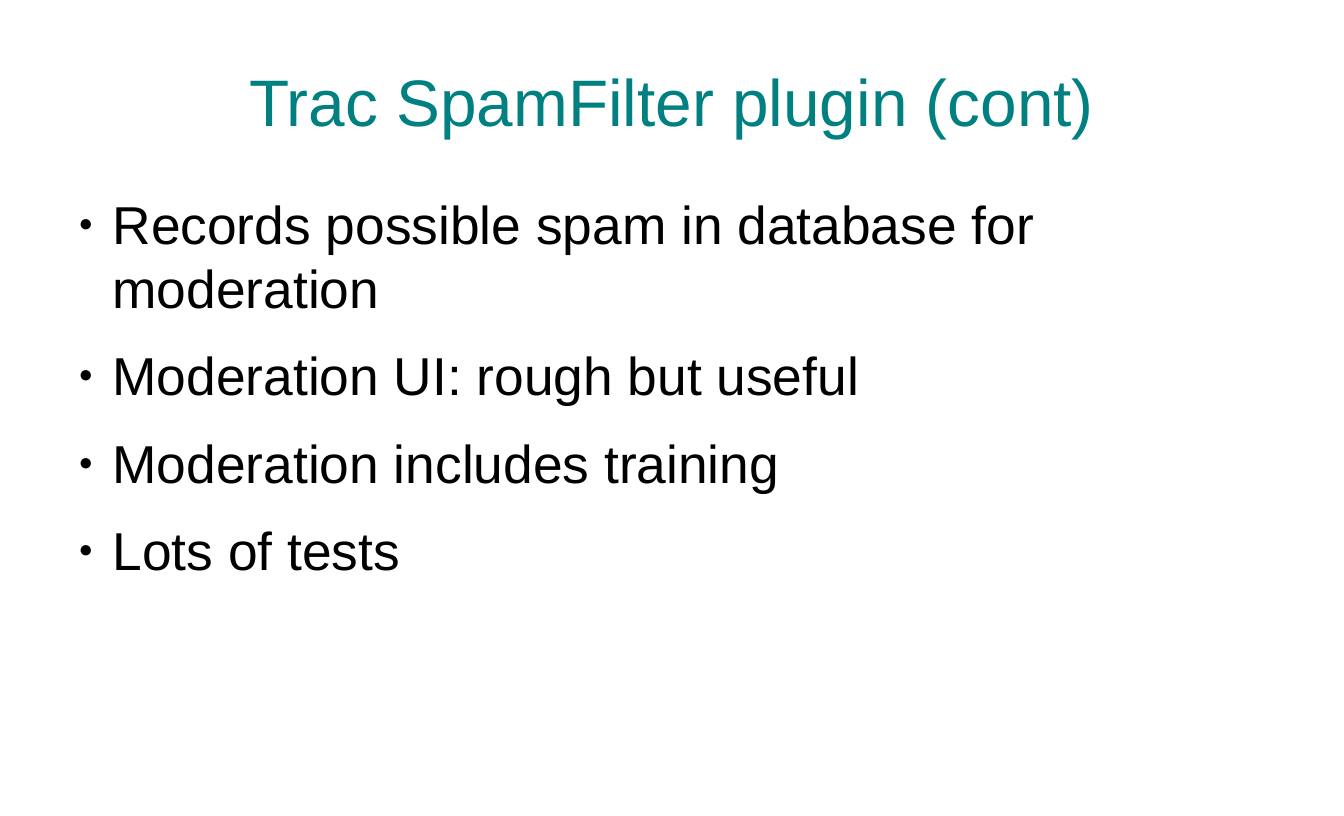
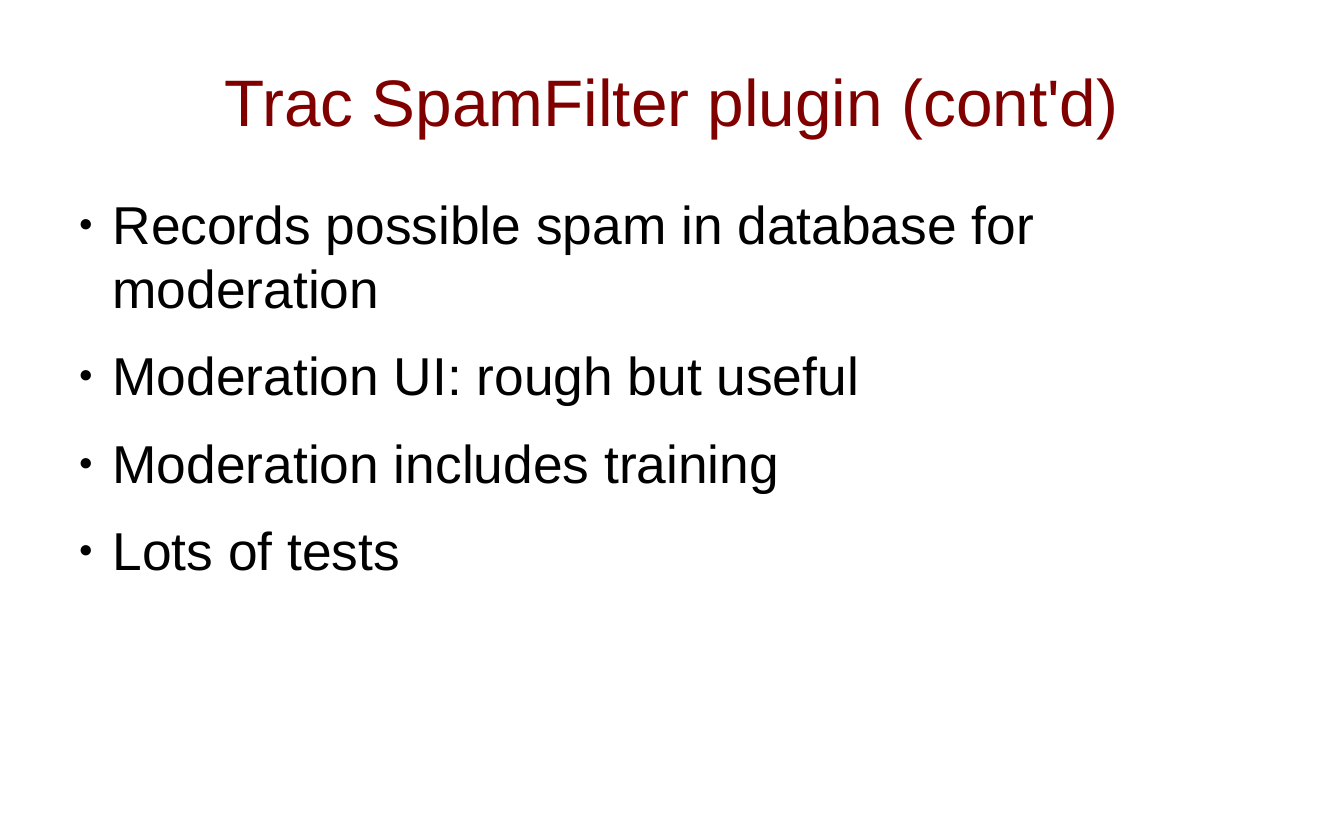
Before and after one commit to slinkp/pygotham_hamage_demo, a slide deck: slide 13 of slides.odp. Drawn at 1344x816 pixels with LibreOffice and Linux fonts; fonts in the diff are those of the drawing. Boxes give left, top, right and bottom in pixels: in the first picture for what was removed or moved away, otherwise in the second. Text is boxed around its words. In the diff, an @@ line names an element or a change of style, - is before the commit and + after.

```diff
--- a/slides.odp
+++ b/slides.odp
@@ title at (225, 78, 1118, 138): text changed; text colour #008080 to #800000 @@
-Trac SpamFilter plugin (cont)
+Trac SpamFilter plugin (cont'd)
```
Also in this commit, not shown: 29 other slides changed, 6 slides added, 1 slide removed.
